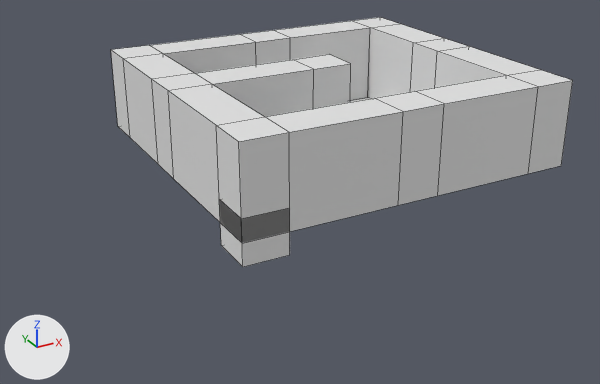
The Blender file Assets/Models/sceneBlend.blend as it was, and as the next commit left it.
Both versions are drawn from a 50 mm lens placed at (-12.4, -26.1, 14.1), pointed at (5.1, 5.7, -1.8). The lights are fixed; the arrows at lower left show +X, +Y and +Z. The older version comes first. Mesh edges are drawn as thin lines.
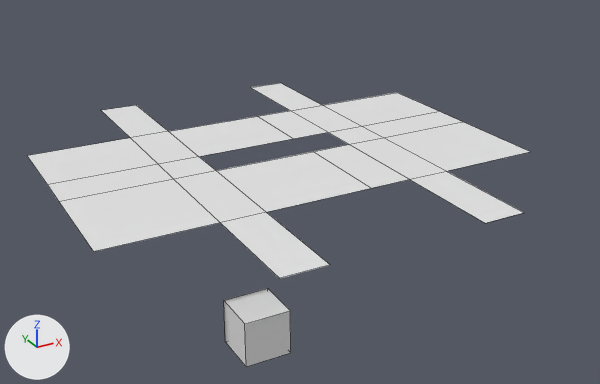
The change, as JSON lines over the scene's bpy script:
```json
{"block": "me_plane", "where": "# used by ob_plane; location = (0.0, 0.0, 0.0)"}
{"op": "remove", "block": "me_plane", "code": "me_plane.from_pydata(...)  # 72 vertices, 61 faces; spans x -1.0..15.0, y -1.0..14.0, z 0.0..4.0"}
{"op": "add", "block": "me_plane", "code": "me_plane.from_pydata(...)  # 56 vertices, 20 faces, 17 loose edges; spans x -6.0..15.0, y -4.0..17.0, z 0.0"}
{"block": "me_plane", "change": "me_plane part 1"}
{"block": "me_plane", "change": "36 vertices are removed from x -1.0..15.0, y -1.0..14.0, z 0.0..4.0"}
{"block": "me_plane", "change": "56 faces are deleted"}
{"block": "me_plane", "change": "4 vertices move from x 8.0..13.0, y 1.0..12.0, z 0.0..4.0 to x 10.0, y 1.0..12.0, z 0.0"}
{"block": "me_plane", "change": "20 vertices are added at x -6.0..15.0, y -4.0..17.0, z 0.0"}
{"block": "me_plane", "change": "17 loose edges are added"}
{"block": "me_plane", "change": "15 new faces join them"}
{"op": "set", "path": "ob_cube.location", "old": "(0.0, 0.0, 0.0)", "new": "(0.0, 0.0, -4.5)"}
```

Location of each change, (x1, y1, x2, y2) in pixels of the pictures (600 x 384 px):
```json
{"object": "Plane", "change": "reshaped", "before": [111, 17, 573, 243], "after": [27, 83, 530, 278], "on screen": "9% wider, 14% shorter"}
{"object": "Cube", "change": "moved", "before": [220, 208, 290, 267], "after": [224, 288, 290, 367]}
```
